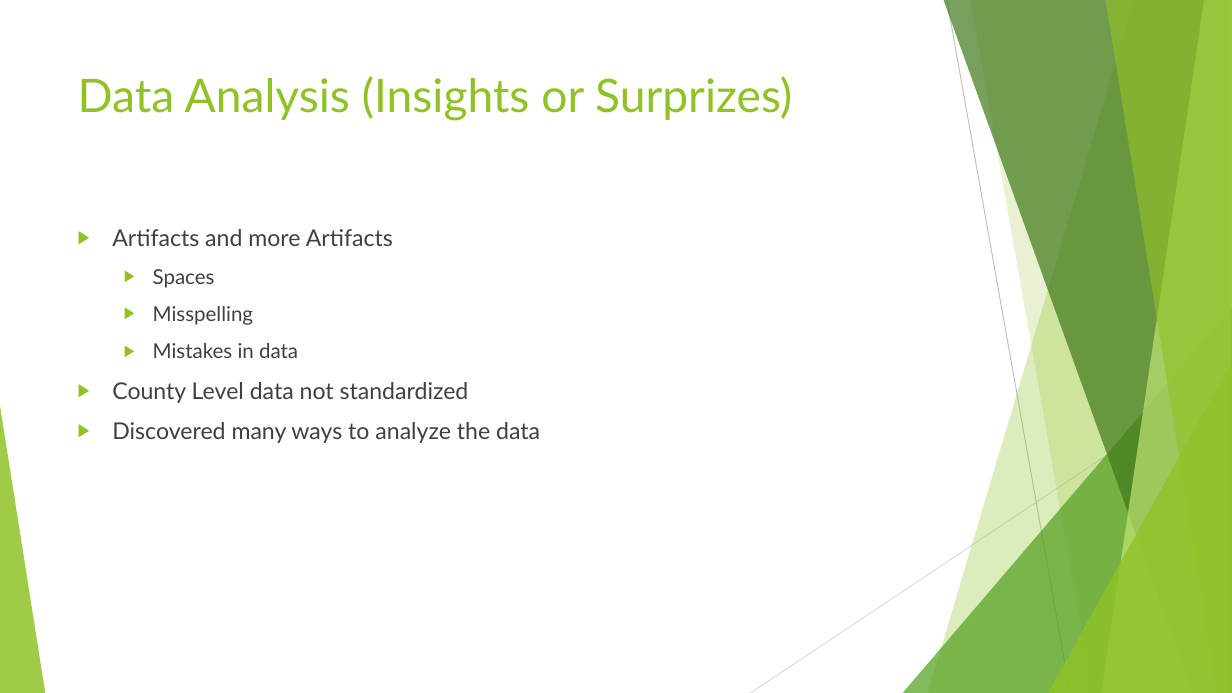
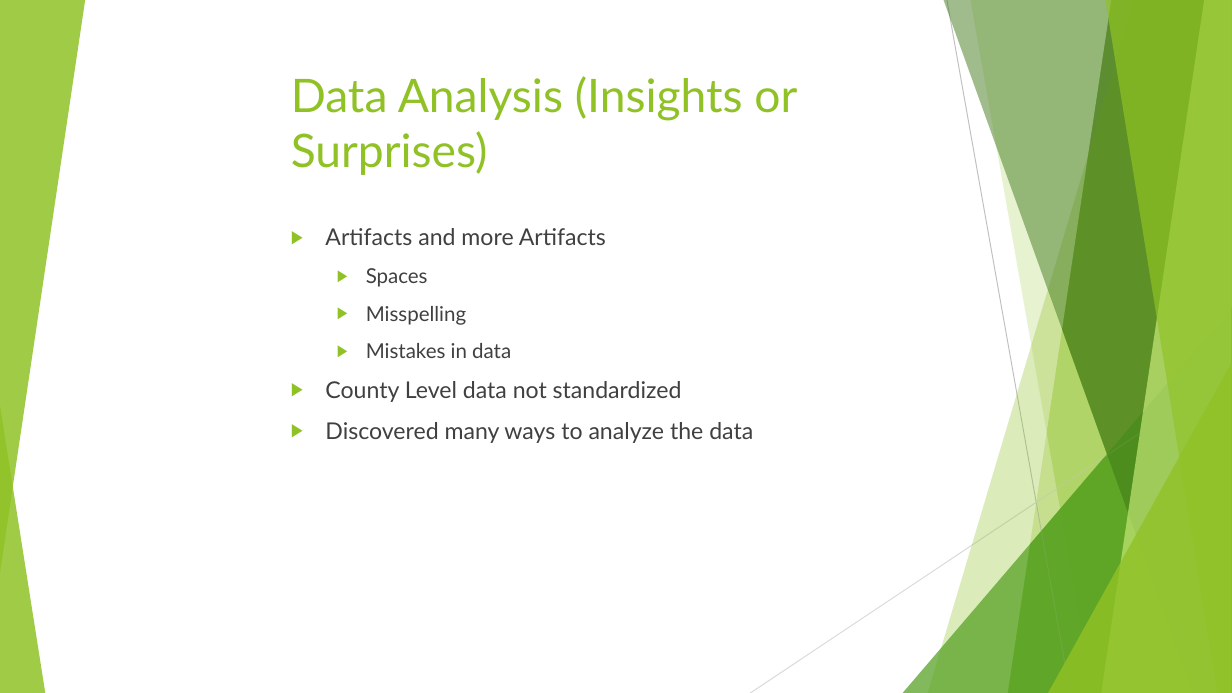
Before and after one commit to mmegancross/project-1-alien-analysis, a slide deck: slide 6 of I Believe An Alien Analysis.pptx. Drawn at 1232x693 pixels with LibreOffice and Linux fonts; fonts in the diff are those of the drawing; background and template pictures are left out. Boxes give left, top, right and bottom in pixels: in the first picture for what was removed or moved away, otherwise in the second. Text is boxed around its words. In the diff, an @@ line names an element or a change of style, - is before the commit and + after.

```diff
--- a/I Believe An Alien Analysis.pptx
+++ b/I Believe An Alien Analysis.pptx
@@ triangle added at bbox=[0, 0, 85, 573], fill #90C226 at 85% opacity @@
@@ parallelogram added at bbox=[165, 0, 1112, 693], fill #FFFFFF at 94% opacity @@
@@ freeform shape added at bbox=[928, 0, 1232, 693], fill #90C226 at 30% opacity @@
@@ freeform shape added at bbox=[944, 0, 1232, 693], fill #3F7819 at 47% opacity @@
@@ line removed from (947, 0) to (1070, 693) @@
@@ line added from (947, 0) to (1070, 693), #BFBFBF 0.75 pt @@
@@ freeform shape added at bbox=[970, 0, 1232, 693], fill #90C226 at 20% opacity @@
@@ freeform shape added at bbox=[1102, 0, 1232, 693], fill #C0E474 at 70% opacity @@
@@ freeform shape added at bbox=[1105, 0, 1232, 693], fill #90C226 at 65% opacity @@
@@ title at bbox=[291, 76, 797, 175]: text changed @@
-Data Analysis (Insights or Surprizes)
+Data Analysis (Insights or Surprises)
@@ text "Artifacts and more Artifacts": place and size @@
-text "Artifacts and more Artifacts" at bbox=[112, 229, 540, 443]
+text "Artifacts and more Artifacts" at bbox=[325, 228, 753, 443]
@@ triangle added at bbox=[903, 308, 1232, 693], fill #54A021 at 72% opacity @@
@@ line removed from (1232, 372) to (750, 693) @@
@@ line added from (1232, 372) to (750, 693), #D9D9D9 0.75 pt @@
@@ triangle added at bbox=[1048, 363, 1232, 693], fill #90C226 at 80% opacity @@
```
Also in this commit, not shown: 7 other slides changed, 3 slides added, 8 slides removed, 5 other files.
